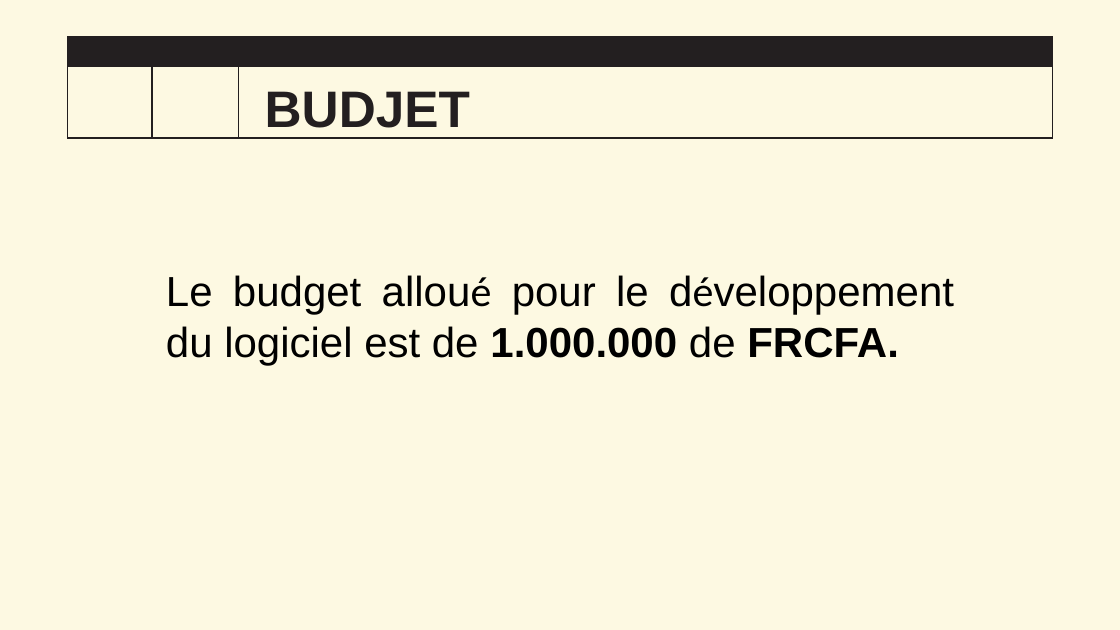
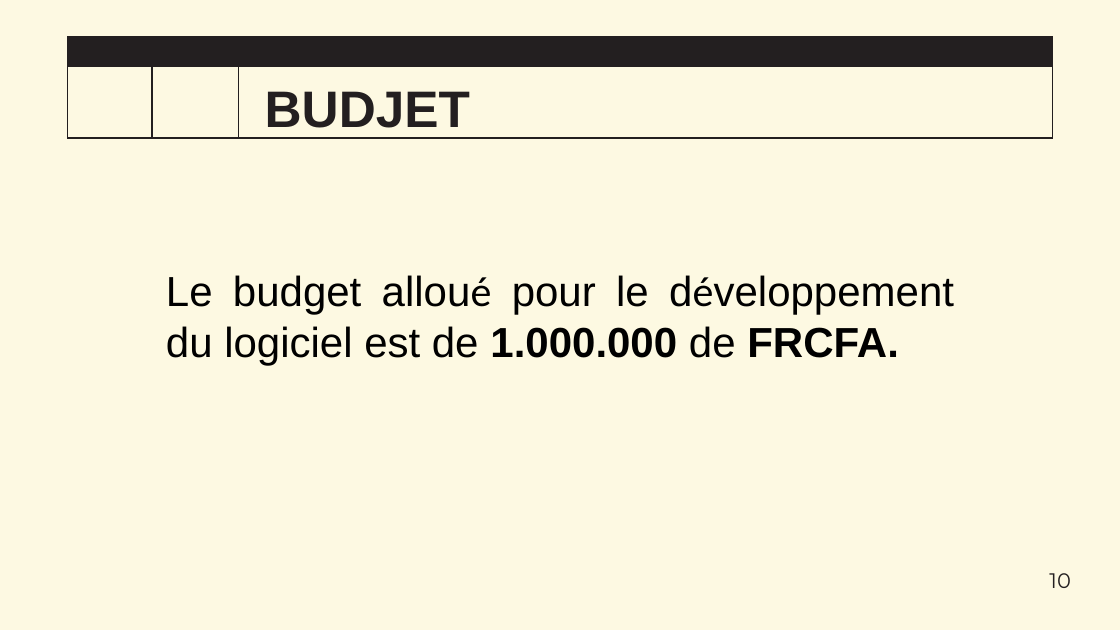
Before and after one commit to MisterPy15/GESTION_DES_ENSEIGNANT_VACATAIRES, a slide deck: slide 11 of PresentationFinal.pptx. Drawn at 1120x630 pixels with LibreOffice and Linux fonts; fonts in the diff are those of the drawing; background and template pictures are left out. Boxes give left, top, right and bottom in pixels: in the first picture for what was removed or moved away, otherwise in the second. Text is boxed around its words. In the diff, an @@ line names an element or a change of style, - is before the commit and + after.

```diff
--- a/PresentationFinal.pptx
+++ b/PresentationFinal.pptx
@@ text added at (x1=1049, y1=573, x2=1070, y2=588), 18 pt, text #231F20 @@
+10
```
Also in this commit, not shown: 14 other slides changed, 19 other files.
